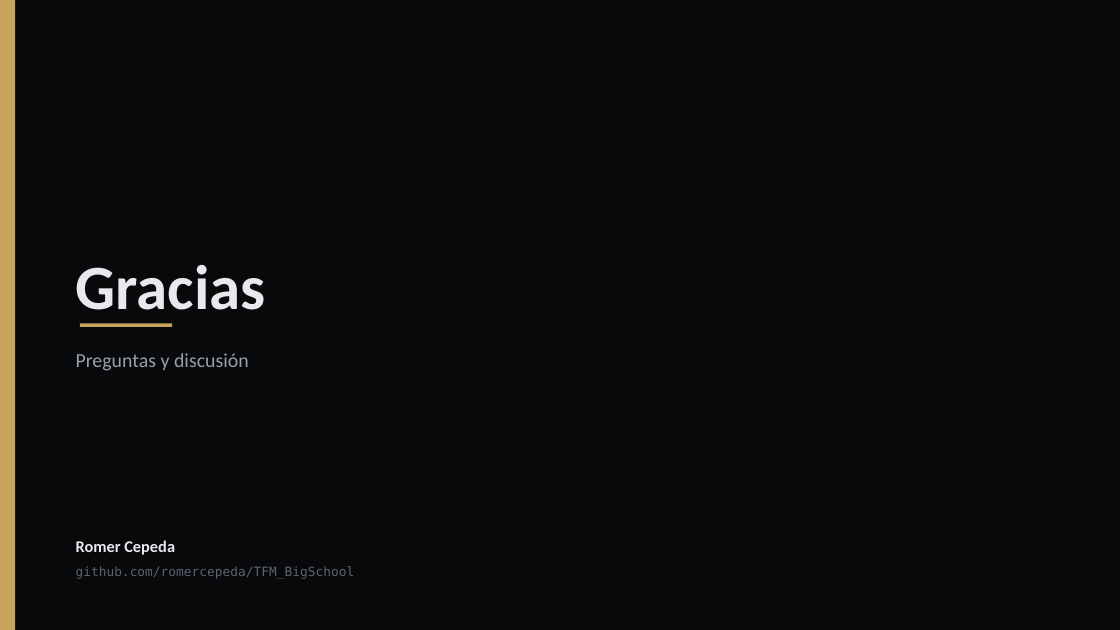
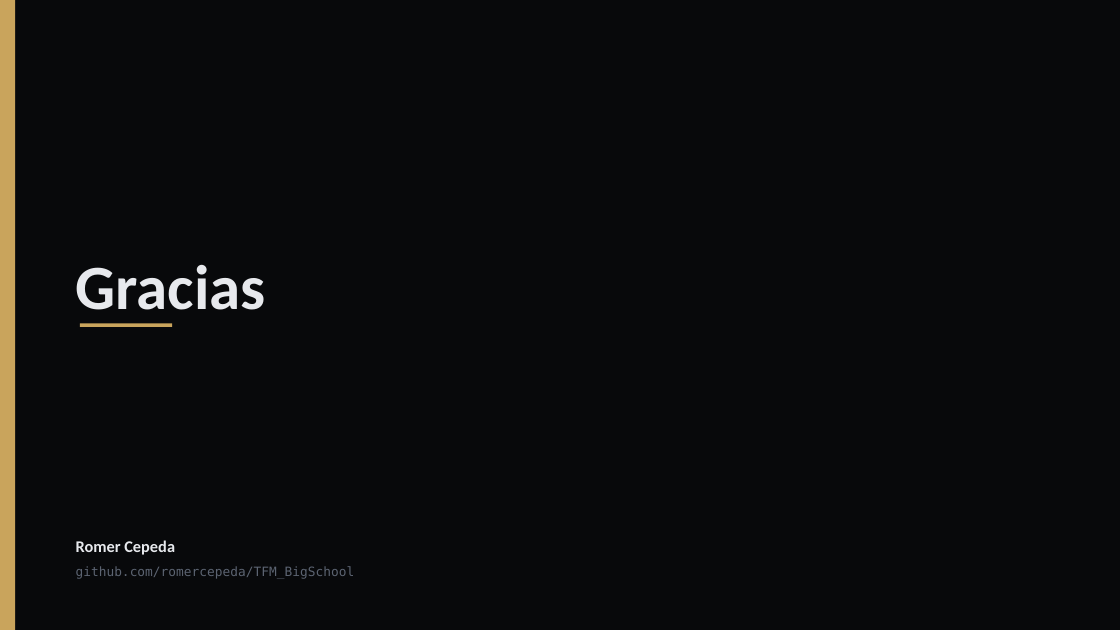
Before and after one commit to romercepeda/TFM_BigSchool, a slide deck: slide 43 of presentacion/TFM_BigSchool_Presentacion.pptx. Drawn at 1120x630 pixels with LibreOffice and Linux fonts; fonts in the diff are those of the drawing. Boxes give left, top, right and bottom in pixels: in the first picture for what was removed or moved away, otherwise in the second. Text is boxed around its words. In the diff, an @@ line names an element or a change of style, - is before the commit and + after.

```diff
--- a/presentacion/TFM_BigSchool_Presentacion.pptx
+++ b/presentacion/TFM_BigSchool_Presentacion.pptx
@@ text removed at box(76, 353, 249, 371) @@
-Preguntas y discusión
```
Also in this commit, not shown: 12 other slides changed, 27 other files.
